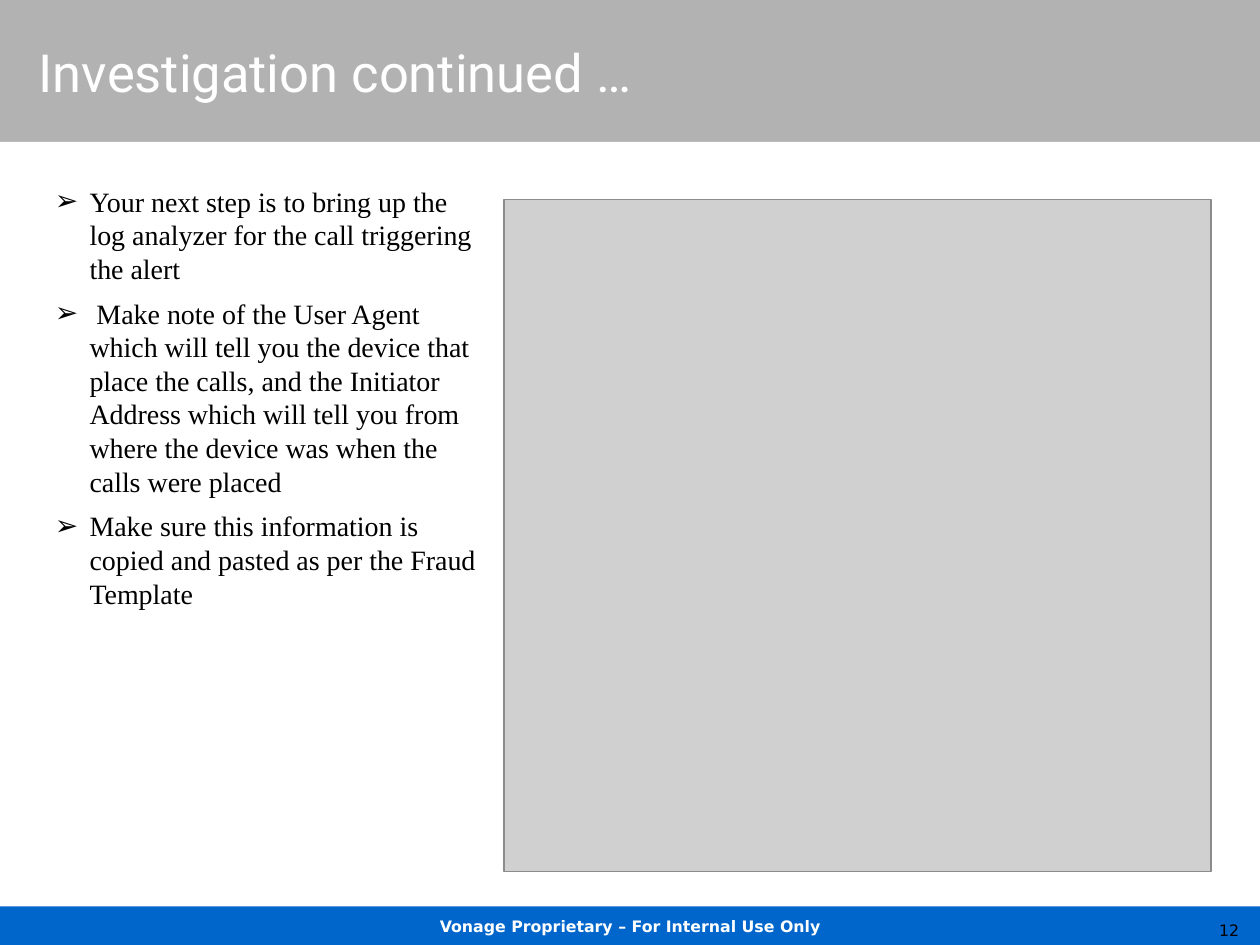
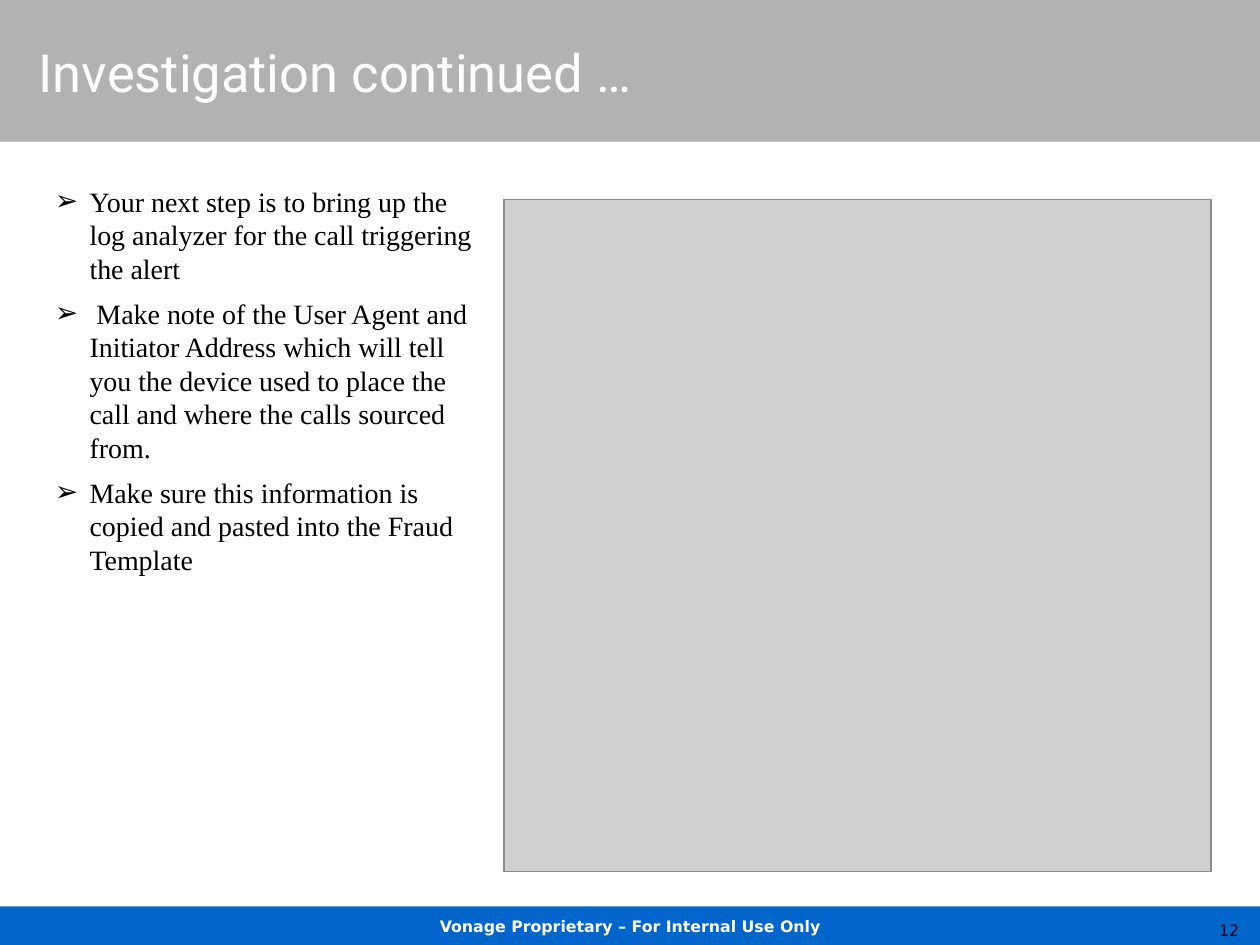
Before and after one commit to tbmillikin/Fraud-Procedures, a slide deck: slide 12 of On-CallFraudProcedures.pptx. Drawn at 1260x945 pixels with LibreOffice and Linux fonts; fonts in the diff are those of the drawing; grey boxes stand for pictures; background and template pictures are left out. Boxes give left, top, right and bottom in pixels: in the first picture for what was removed or moved away, otherwise in the second. Text is boxed around its words. In the diff, an @@ line names an element or a change of style, - is before the commit and + after.

Commit message:
Modified wording and added examples

```diff
--- a/On-CallFraudProcedures.pptx
+++ b/On-CallFraudProcedures.pptx
@@ text at [90, 304, 467, 576]: text changed @@
-➢ Make note of the User Agent which will tell you the device that place the calls, and the Initiator Address which will tell you from where the device was when the calls were placed
-➢ Make sure this information is copied and pasted as per the Fraud Template
+➢ Make note of the User Agent and Initiator Address which will tell you the device used to place the call and where the calls sourced from.
+➢ Make sure this information is copied and pasted into the Fraud Template
```
Also in this commit, not shown: 2 other slides changed.
